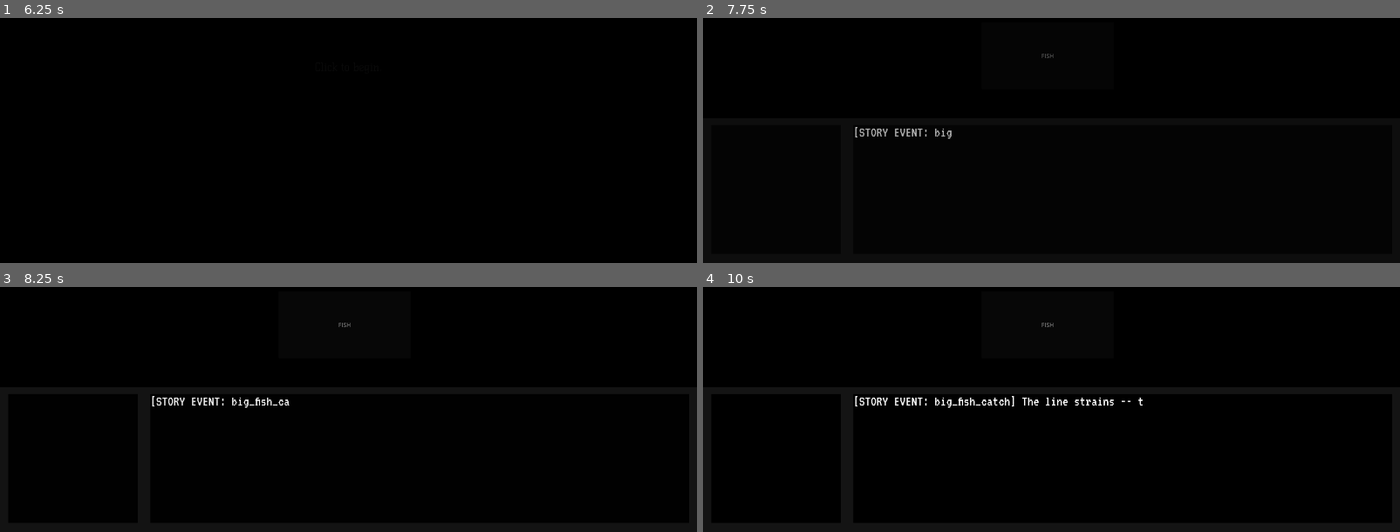
Above: before the commit, frames 1-4 (two rows, left to right).
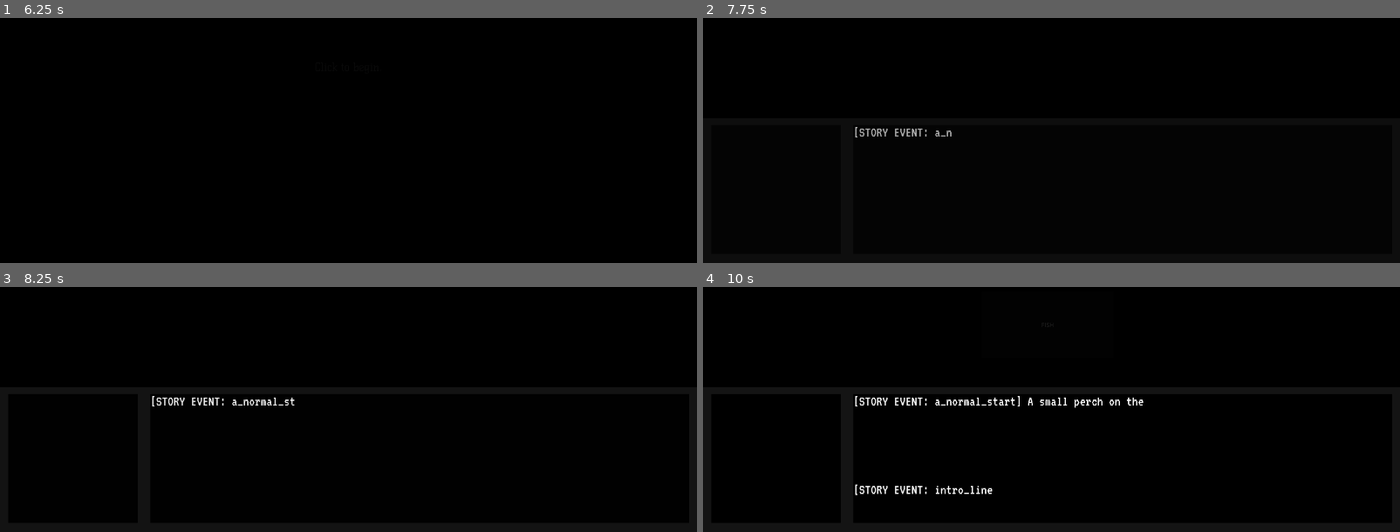
Above: after the commit, the same moments.

Repository: elliotawerstedt/Those-Beneath
Game: Godot game, scene res://scenes/Main.tscn
The game is run twice, just before and just after one commit, with the same random seed, the same clock (stepped at 60 frames per second) and the same inputs.
Inputs (mouse positions are in pixels of both pictures, inside the frame that each line leads up to):
- Up to frame 1 (6.25 s): tap Enter at 0.5, 2.75, 3.5, 4.25, 5, 5.75 s; drag from (348, 67) to (outside the picture) at 0.52 s; drag from (209, 86) to (313, 145) at 1.27 s; move the mouse to (outside the picture) at 2.02 s; click (outside the picture) at 2.17 s; drag from (313, 145) to (outside the picture) at 2.77 s; move the mouse to (557, 125) at 3.52 s; click (557, 125) at 3.67 s; drag from (outside the picture) to (outside the picture) at 4.27 s; move the mouse to (383, 67) at 5.02 s; click (383, 67) at 5.17 s; drag from (outside the picture) to (209, 86) at 5.77 s
- Up to frame 2 (7.75 s): click (1044, 54) at 6.5 s, where only the run before the commit has a clickable "FISH"; move the mouse to (1204, 47) at 7.27 s; click (1204, 47) at 7.42 s
- Up to frame 3 (8.25 s): drag from (209, 355) to (313, 414) at 8.02 s
- Up to frame 4 (10 s): move the mouse to (outside the picture) at 8.77 s; click (outside the picture) at 8.92 s; drag from (1016, 414) to (outside the picture) at 9.52 s

Frame 1 is identical in both runs. In frame 2, less than 0.1% of the frame differs, in the area x 33-51%, y 14-50%; in frame 3, 0.2%; in frame 4, 0.8%, in the area x 21-64%, y 14-86%.

Commit message:
added font variations

Diff:
--- a/scenes/madness_bar.gd
+++ b/scenes/madness_bar.gd
@@ -16,7 +16,7 @@
 
 	visible = true
 	madness_allowed = true
-	Global.first_abomination_caught = true
+	#Global.first_abomination_caught = true
 
 
 func fade_in():
--- a/scripts/event_bus.gd
+++ b/scripts/event_bus.gd
@@ -33,6 +33,8 @@
 ## intro screen to the main game UI.
 signal intro_finished
 
+signal intro_tween_finished
+
 ## Optional generic signal for numeric stats changing (rod skill, money,
 ## number of fish caught today, etc). Handy to have from the start even
 ## if you don't use it yet.
--- a/scripts/fishing_button.gd
+++ b/scripts/fishing_button.gd
@@ -22,6 +22,8 @@
 	# but connecting in code keeps everything in one place.)
 	pressed.connect(_on_pressed)
 
+	modulate.a = 0.0
+
 
 func _process(_delta: float) -> void:
 	## Can't catch fish if there's currently storytelling
@@ -37,10 +39,20 @@
 	Global.times_fished += 1 # Fishing counter
 
 	# Triggers one time after fished a certain amount of times
-	if Global.times_fished > 2 and Global.first_abomination_caught == false:
-		Events.can_get_madness.emit()
-		Events.story_event_triggered.emit("first_abomination_caught")
-		return
+	match Global.times_fished:
+		1:
+			Events.story_event_triggered.emit("a_normal_start")
+			return
+		2:
+			#filler
+			return
+		3:
+			Events.can_get_madness.emit()
+			Events.story_event_triggered.emit("first_abomination_caught")
+			return
+		4:
+			Events.story_event_triggered.emit("the_bucket")
+			return
 
 	catch_fish()
 
--- a/scripts/global.gd
+++ b/scripts/global.gd
@@ -6,7 +6,7 @@
 
 
 ## ONE SHOT FLAGS
-var first_abomination_caught = false # Sets to true after times_fished == 4 in the MadnessBar script
+#var first_abomination_caught = false # Sets to true after times_fished == 4 in the MadnessBar script
 
 
 ## COUNTERS
--- a/scripts/main.gd
+++ b/scripts/main.gd
@@ -15,6 +15,8 @@
 
 @onready var intro_screen: Control = $IntroScreen
 @onready var game_screen: Control = $GameScreen
+@onready var fishing_button: Button = $GameScreen/FishingButton
+
 
 
 func _ready() -> void:
@@ -22,6 +24,7 @@
 	intro_screen.visible = true
 
 	Events.intro_finished.connect(_on_intro_finished)
+	Events.intro_tween_finished.connect(_on_intro_tween_finished)
 
 
 func _on_intro_finished() -> void:
@@ -36,6 +39,26 @@
 	var fade_in := get_tree().create_tween()
 	fade_in.tween_property(game_screen, "modulate:a", 1.0, 2)
 
+	await fade_in.finished
+	Events.intro_tween_finished.emit()
+
+
+	#One time run directly after intro screen has faded in completely
+func _on_intro_tween_finished():
+	Events.story_event_triggered.emit("intro_line")#The intro line in the story log
+
+	#Make the fishing button fade in
+	var button_fade_in = get_tree().create_tween()
+	button_fade_in.tween_property(fishing_button, "modulate:a", 1.0, 7)
+
+
+
+
+
+
+
+
+
 
 	# This is a good place to kick off anything that should only start
 	# once the player has actually entered the game, e.g. starting the
--- a/scripts/story_console_listener.gd
+++ b/scripts/story_console_listener.gd
@@ -25,13 +25,19 @@
 	# A simple lookup table mapping event_id -> narrative text.
 	# In your real game this will probably live in its own resource/file
 	# per event, but this shows the idea for now.
+	#BBCODE: [i][/i] [b][/b] [color=red][/color]
 	var passages := {
 		"normal_fish_catch": "A decent catch. Nothing to write home about.",
 		"big_fish_catch": "The line strains -- this one's bigger than usual. Your heart pounds as you haul it in.",
 		"massive_fish_catch": "The rod nearly bends double. Whatever's on the other end, it's enormous -- maybe the biggest thing you've ever pulled from this water.",
-		"merchant_approaches": "A weathered figure trudges down the dock toward you, eyeing your catch. \n Selling today?",
-		"first_abomination_caught": "\".....what.....what the hell is that?\" \n At the end of the line is some kind of disfigured fish. Nothing like anything you've seen before. \n You are disgusted by this cursed creature. \n As you touch the slimy creature you feel a small rush go up your spine and into your head. \n You throw it back into the black water. \n ....a small part of you wants to catch another one.",
-	}
+
+		"intro_line": "Same spot, same hour. Some things you can count on. [THOUGHT] A fisherman who does not fish is only a man standing near water.",
+		"a_normal_start": "A small perch on the very first cast. \nYou turn it over in your hand, grey-green and striped and perfectly ordinary, and drop it back. \nYour thermos is still warm. A good start. \n[THOUGHT] Slow morning. \nJust how you like them.",
+		#"filler": "FILLER"
+		"first_abomination_caught": "\nThe line goes heavy, then strangely light. \nWhat comes up is a fish, mostly. Pale as candle wax, ribs showing through its skin like the hull of a boat. Too many teeth, and they are in the wrong places.\nIt is still breathing. Slowly, as if it is thinking about it.\n[THOUGHT] A deformity. Pollution, maybe. You have read about this.\nYou put it in the bucket. You are not sure why you did not throw it back.\n",
+		"the_bucket": "The abomination lies in the bucket, and you keep glancing at it. It has not moved, but you have the impression that it is watching the lid. The next catch is a perfectly normal roach. You are absurdly pleased by it. [THOUGHT] See? Normal. It was a fluke.",
+		}
+
 
 	var text: String = passages.get(event_id, "Something happens, but you're not sure what.")
 	Events.print_text.emit("[STORY EVENT: %s] %s" % [event_id, text])
--- a/scripts/story_log.gd
+++ b/scripts/story_log.gd
@@ -39,11 +39,29 @@
 ## Tune this in the Inspector until it feels right -- try 0.01-0.05.
 @export var typing_speed: float = 0.01
 
+var italics_font = FontVariation
+var bold_font = FontVariation
+var bold_italics_font = FontVariation
 
 
 func _ready() -> void:
 	Events.print_text.connect(add_line)
 
+	#Create an italics font version
+	italics_font = FontVariation.new()
+	italics_font.base_font = story_font
+	italics_font.variation_transform = Transform2D(Vector2(1, 0), Vector2(-0.3, 1), Vector2.ZERO)
+
+	#Create a bold font version
+	bold_font = FontVariation.new()
+	bold_font.base_font = story_font
+	bold_font.variation_embolden = 0.4
+
+	#Create a bold italics font version
+	bold_italics_font = FontVariation.new()
+	bold_italics_font.base_font = story_font
+	bold_italics_font.variation_embolden = 0.4
+	bold_italics_font.variation_transform = Transform2D(Vector2(1, 0), Vector2(-0.3, 1), Vector2.ZERO)
 
 ## Appends one new line of text to the bottom of the log, typed out
 ## character by character, and keeps the view scrolled to follow it.
@@ -66,8 +84,15 @@
 		# "bold_font", "italic_font", "bold_italic_font", and "mono_font"
 		# if you use those BBCode tags later and want them styled too.
 		line.add_theme_font_override("normal_font", story_font)
+		line.add_theme_font_override("italics_font", italics_font)
+		line.add_theme_font_override("bold_font", bold_font)
+		line.add_theme_font_override("bold_italics_font", bold_italics_font)
 
 	line.add_theme_font_size_override("normal_font_size", story_font_size)
+	line.add_theme_font_size_override("italics_font_size", story_font_size - 5)
+	line.add_theme_font_size_override("bold_font_size", story_font_size)
+	line.add_theme_font_size_override("bold_italics_font_size", story_font_size)
+
 
 	log_container.add_child(line)
 
Not shown, changed: NOTES.txt
Not shown, added: Story events/event_tracker_v6(1).txt
Not shown, added: Story events/event_tracker_v6(2).txt
Not shown, added: Story versions/filler_lines.txt
Not shown, removed: Story versions/story_script.txt
Not shown, removed: Story versions/story_script_v2.txt
Not shown, added: Story versions/story_script_v6(1).txt
Not shown, added: Story versions/story_script_v6(2).txt
